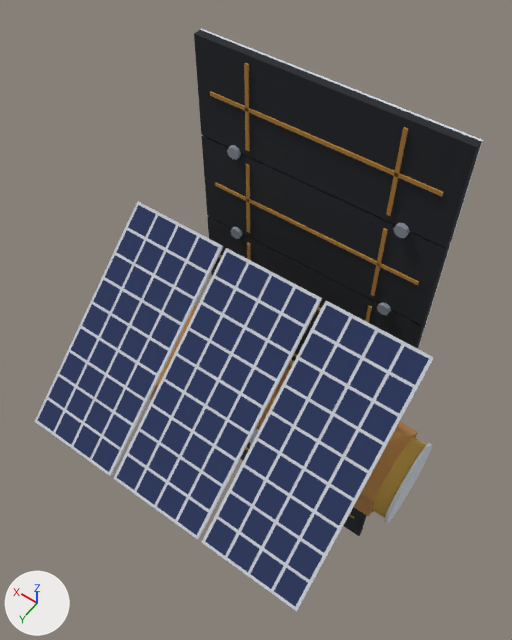
Before and after pictures for a commit that changed the glTF model site/models/saocom.glb.
The view is the same before and after, from a 50 mm camera at (-3.24, 5.84, 9.39) aimed at (0.54, 0.55, 1.07). The lights are fixed; the arrows at lower left show +X, +Y and +Z. The older version comes first. Where no turn or scale is listed for an object, it has been applied to the vertices.

Names of what the first picture shows: 'body', 'foil', 'solar-panel'.
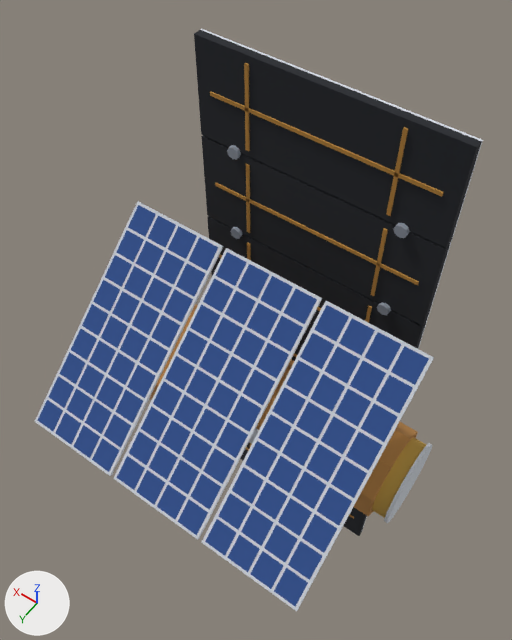
What the commit changed:
Material 'own #2e4e8c' (mat_own__2e4e8c) is new.
Its base color is (0.0273, 0.0762, 0.262) (blue #2e4e8c).
Its roughness is 1.0.
me_solar_panel has 432 vertices, 216 faces and spans x -2.16..2.16, y -1.27..1.27, z -1.07..1.07.
me_solar_panel no longer uses material mat_own__27345c (dark blue #27345c).
me_solar_panel gains material mat_own__2e4e8c (blue #2e4e8c).

Changed parts and their boxes (x1, y1, x2, y2) in the pictures (512 x 640 px):
'solar-panel', recoloured (dark blue to blue): (38, 205, 429, 606) in both
